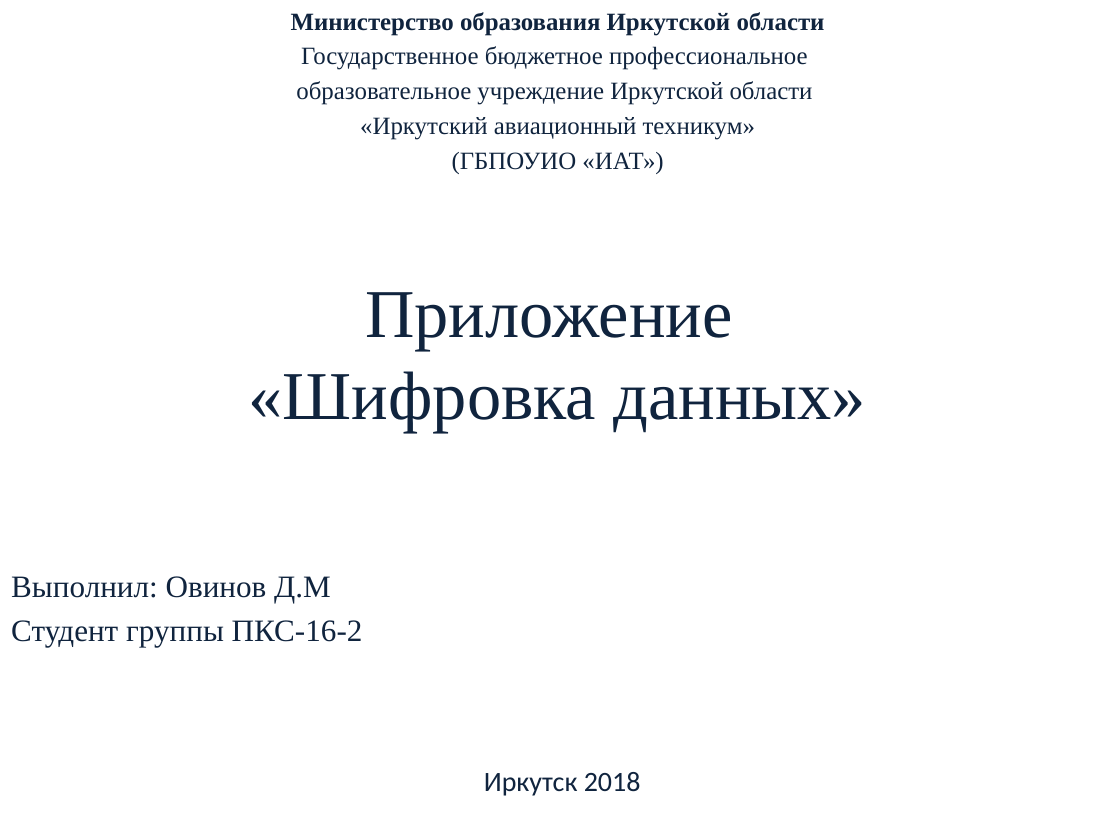
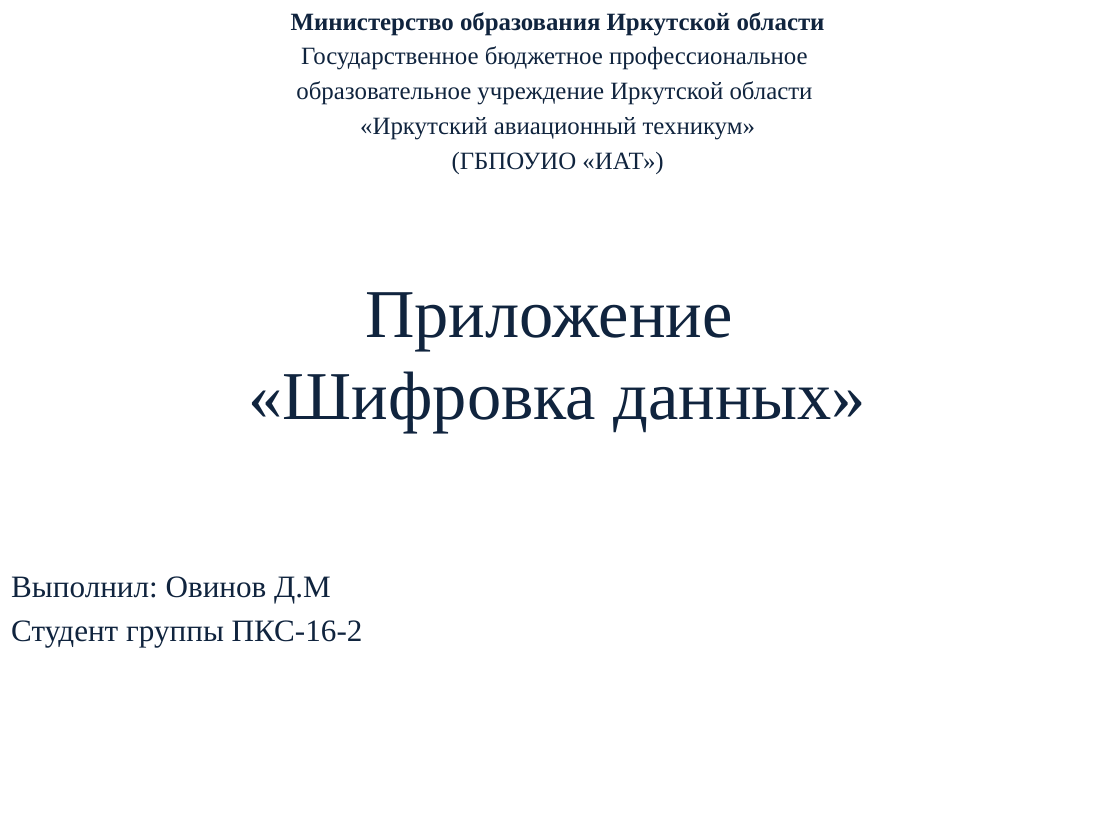
Before and after one commit to Hmelk/Project_Crypto, a slide deck: slide 1 of КР. 09.02.03.18.16-2.19.ПЗ.pptx. Drawn at 1120x840 pixels with LibreOffice and Linux fonts; fonts in the diff are those of the drawing; background and template pictures are left out. Boxes give left, top, right and bottom in pixels: in the first picture for what was removed or moved away, otherwise in the second. Text is boxed around its words. In the diff, an @@ line names an element or a change of style, - is before the commit and + after.

```diff
--- a/КР. 09.02.03.18.16-2.19.ПЗ.pptx
+++ b/КР. 09.02.03.18.16-2.19.ПЗ.pptx
@@ text removed at box(484, 772, 641, 796) @@
-Иркутск 2018
```
Also in this commit, not shown: 2 other slides changed, 1 slide removed, 1 other file.
